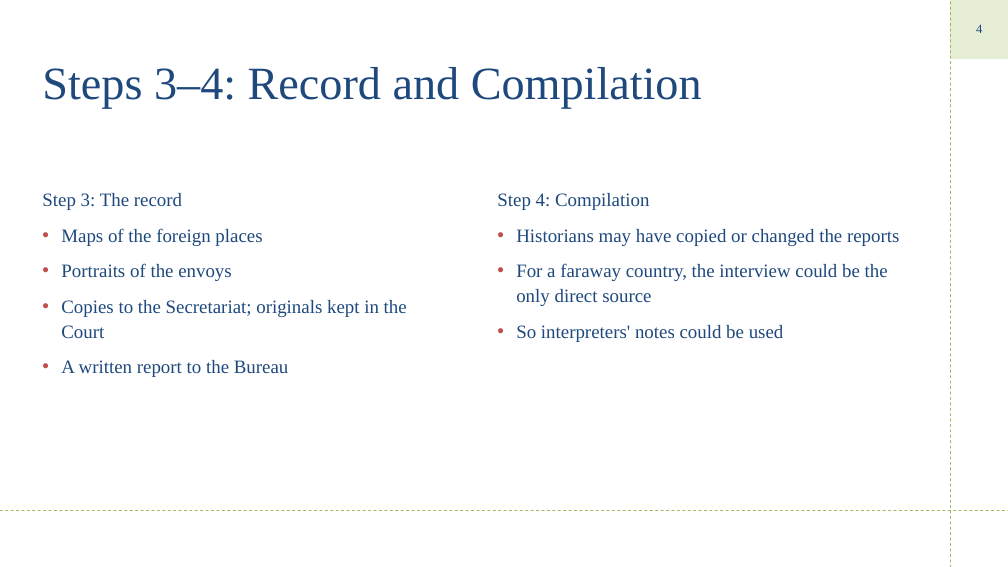
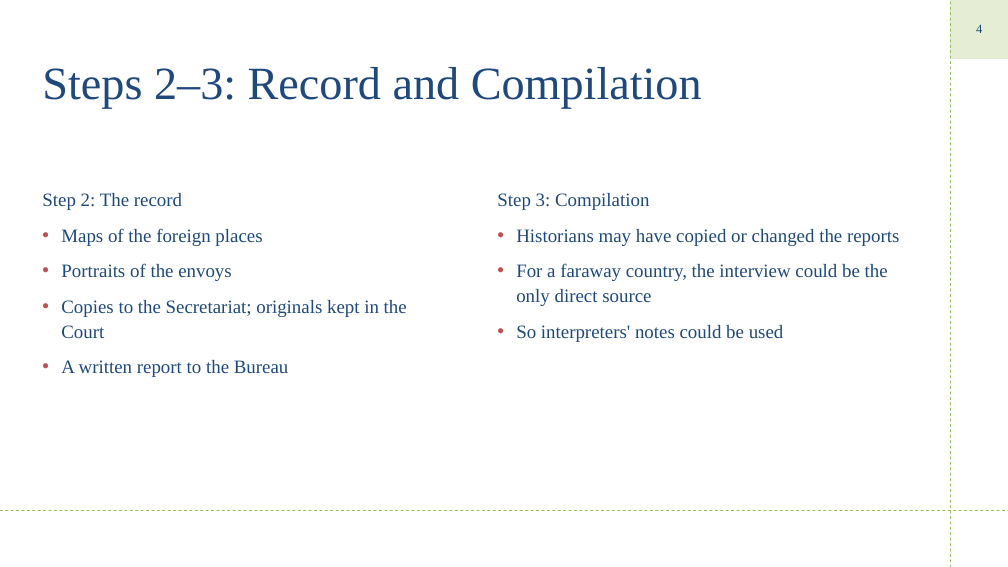
Before and after one commit to WuYusen825/me, a slide deck: slide 4 of Speaker2_slides.pptx. Drawn at 1008x567 pixels with LibreOffice and Linux fonts; fonts in the diff are those of the drawing. Boxes give left, top, right and bottom in pixels: in the first picture for what was removed or moved away, otherwise in the second. Text is boxed around its words. In the diff, an @@ line names an element or a change of style, - is before the commit and + after.

```diff
--- a/Speaker2_slides.pptx
+++ b/Speaker2_slides.pptx
@@ title at (42, 67, 702, 109): text changed @@
-Steps 3–4: Record and Compilation
+Steps 2–3: Record and Compilation
@@ text at (42, 193, 182, 210): text changed @@
-Step 3: The record
+Step 2: The record
@@ text at (497, 193, 649, 210): text changed @@
-Step 4: Compilation
+Step 3: Compilation
```
Also in this commit, not shown: 2 other slides changed, 1 other file.
